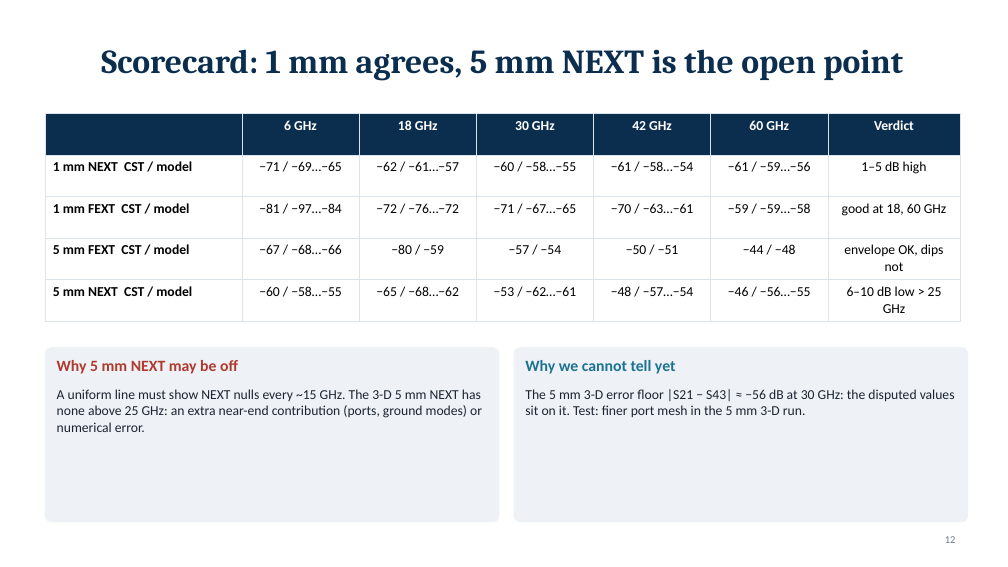
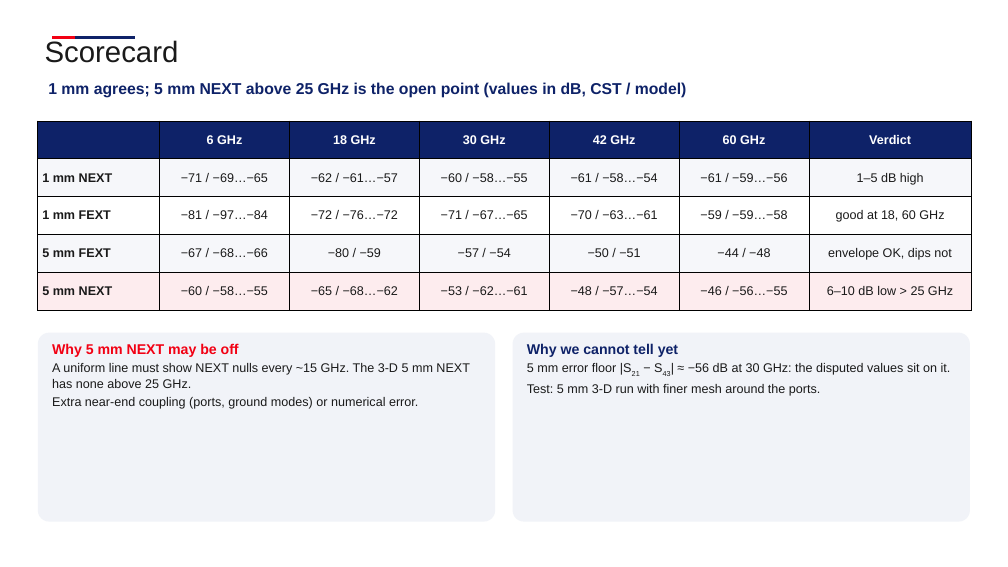
Before and after one commit to andreimuresian/claude, a slide deck: slide 12 of docs/cst/xtalk/crosstalk_cross_section.pptx. Drawn at 1008x567 pixels with LibreOffice and Linux fonts; fonts in the diff are those of the drawing; background and template pictures are left out. Boxes give left, top, right and bottom in pixels: in the first picture for what was removed or moved away, otherwise in the second. Text is boxed around its words. In the diff, an @@ line names an element or a change of style, - is before the commit and + after.

```diff
--- a/docs/cst/xtalk/crosstalk_cross_section.pptx
+++ b/docs/cst/xtalk/crosstalk_cross_section.pptx
@@ text added at [45, 40, 179, 63], 28 pt, text #1A1A1A @@
+Scorecard
@@ line added from (52, 38) to (77, 38), #F20013 2 pt @@
@@ line added from (75, 38) to (135, 38), #0E2268 2 pt @@
@@ text "1 mm agrees; 5 mm ..." at [48, 82, 687, 98]: vertical alignment middle to top @@
@@ text at [48, 82, 687, 98]: text changed; size 32 to 15 pt; font Cambria to Arial; text colour #0B2E4F to #0E2268 @@
-Scorecard: 1 mm agrees, 5 mm NEXT is the open point
+1 mm agrees; 5 mm NEXT above 25 GHz is the open point (values in dB, CST / model)
@@ table at [38, 121, 972, 310] @@
-row 2, column 1: 1 mm NEXT CST / model
+row 2, column 1: 1 mm NEXT
-row 3, column 1: 1 mm FEXT CST / model
+row 3, column 1: 1 mm FEXT
-row 4, column 1: 5 mm FEXT CST / model
+row 4, column 1: 5 mm FEXT
-row 5, column 1: 5 mm NEXT CST / model
+row 5, column 1: 5 mm NEXT
@@ fill #0B2E4F to #0E2268 in row 1 @@
@@ fill none to #F6F7FA in 14 cells @@
@@ fill none to #FFFFFF in row 3 @@
@@ fill none to #FDECEE in row 5 @@
@@ size 13 to 12 pt, font Calibri to Arial @@
@@ text colour #000000 to #1A1A1A in "−71 / −69…−65", "−62 / −61…−57", "−60 / −58…−55", "−61 / −58…−54" and 20 more places @@
@@ borders changed @@
@@ table: place and size @@
-table at [45, 113, 960, 317]
+table at [38, 121, 972, 310]
@@ rounded rectangle at [38, 333, 495, 522]: fill #EEF2F6 to #F1F3F8; outline #EEF2F6 1 pt to none; proportions changed @@
@@ rounded rectangle: place and size @@
-rounded rectangle at [45, 348, 499, 522]
+rounded rectangle at [38, 333, 495, 522]
@@ text at [52, 343, 470, 409]: text changed; size 13 to 12 pt; font Calibri to Arial; text colour #1B2430 to #1A1A1A @@
-A uniform line must show NEXT nulls every ~15 GHz. The 3-D 5 mm NEXT has none above 25 GHz: an extra near-end contribution (ports, ground modes) or numerical error.
+Why 5 mm NEXT may be off
+A uniform line must show NEXT nulls every ~15 GHz. The 3-D 5 mm NEXT has none above 25 GHz.
+Extra near-end coupling (ports, ground modes) or numerical error.
@@ rounded rectangle: place and size @@
-rounded rectangle at [514, 348, 968, 522]
+rounded rectangle at [513, 333, 970, 522]
@@ rounded rectangle at [513, 333, 970, 522]: fill #EEF2F6 to #F1F3F8; outline #EEF2F6 1 pt to none; proportions changed @@
@@ text at [527, 343, 951, 396]: text changed; size 13 to 12 pt; font Calibri to Arial; text colour #1B2430 to #1A1A1A @@
-The 5 mm 3-D error floor |S21 − S43| ≈ −56 dB at 30 GHz: the disputed values sit on it. Test: finer port mesh in the 5 mm 3-D run.
+Why we cannot tell yet
+5 mm error floor |S21 − S43| ≈ −56 dB at 30 GHz: the disputed values sit on it.
+Test: 5 mm 3-D run with finer mesh around the ports.
@@ text removed at [57, 360, 238, 374] @@
-Why 5 mm NEXT may be off
@@ text removed at [525, 360, 676, 374] @@
-Why we cannot tell yet
@@ page number removed at [945, 536, 956, 543] @@
-12
```
Also in this commit, not shown: 14 other slides changed, 1 slide added, 1 slide removed, 4 other files.
